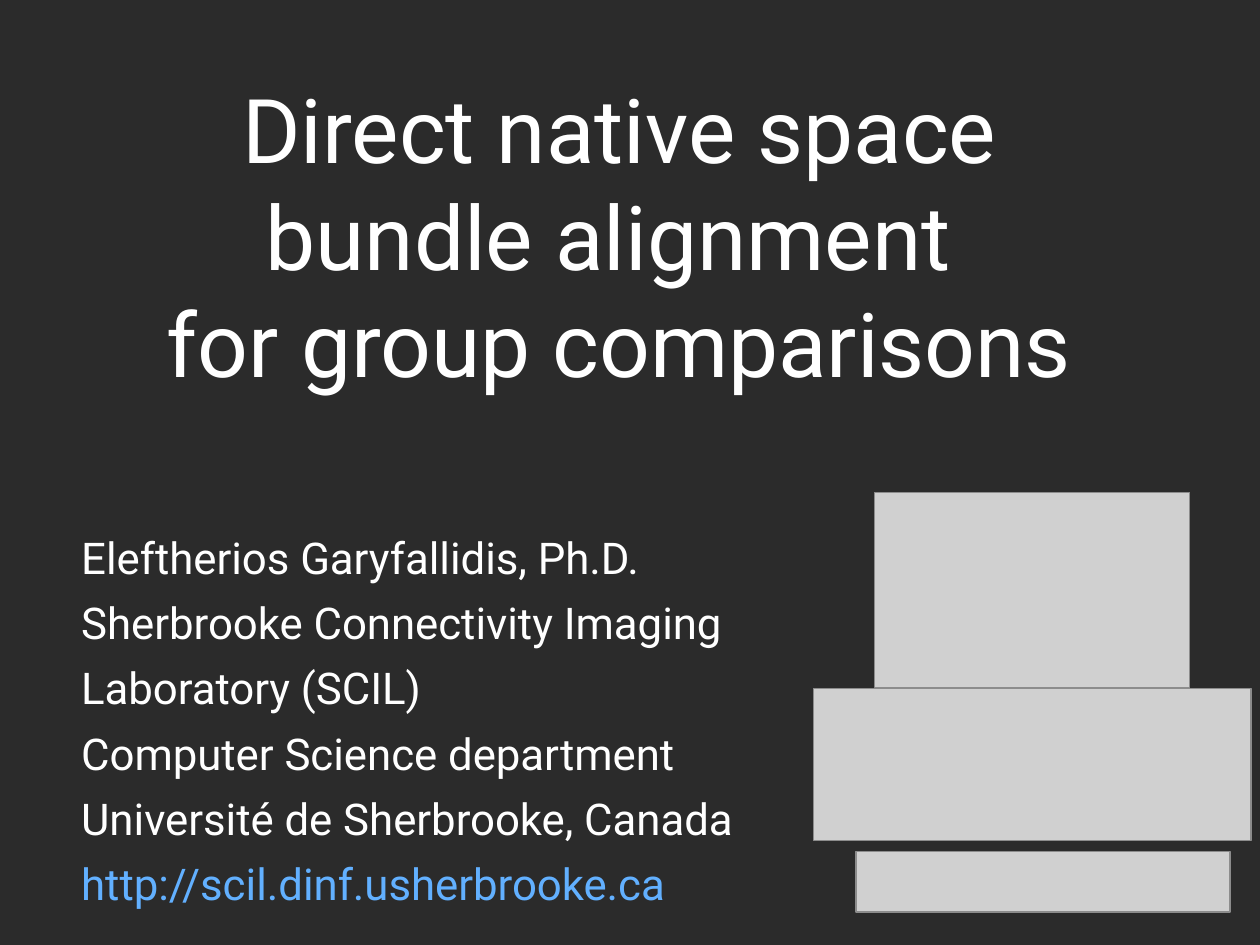
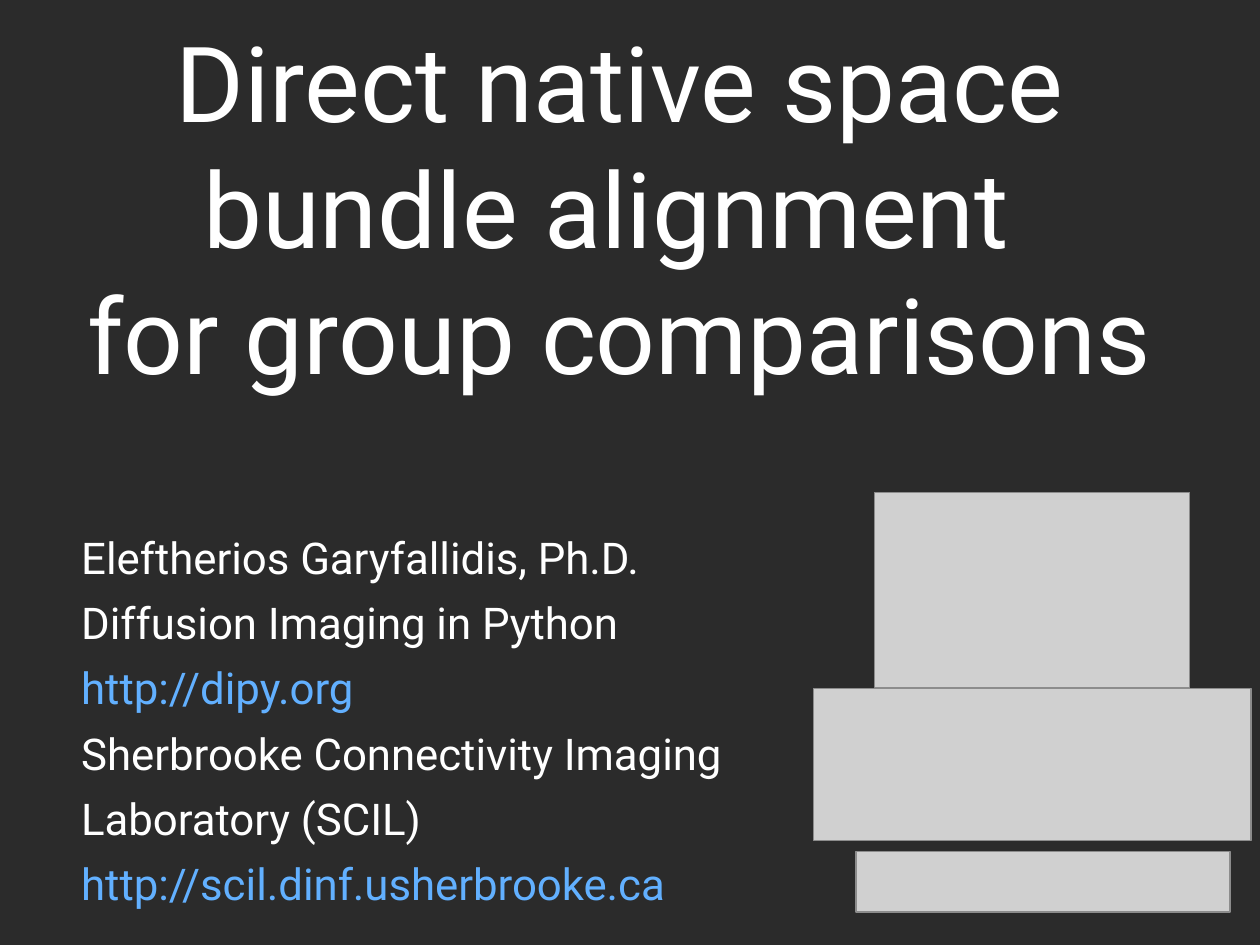
Before and after one commit to Garyfallidis/meta_didaktoriko, a slide deck: slide 1 of ismrm2014/oral/bundle_alignment.ppt. Drawn at 1260x945 pixels with LibreOffice and Linux fonts; fonts in the diff are those of the drawing; grey boxes stand for pictures; background and template pictures are left out; a plain dark background stands for a picture behind light text. Boxes give left, top, right and bottom in pixels: in the first picture for what was removed or moved away, otherwise in the second. Text is boxed around its words. In the diff, an @@ line names an element or a change of style, - is before the commit and + after.

```diff
--- a/ismrm2014/oral/bundle_alignment.ppt
+++ b/ismrm2014/oral/bundle_alignment.ppt
@@ title "Direct native space bundle alignment ..." at bbox=[87, 46, 1151, 396]: size 51 to 60 pt @@
@@ text at bbox=[81, 605, 618, 714]: paragraphs added @@
+Diffusion Imaging in Python
+http://dipy.org
@@ text at bbox=[81, 737, 732, 841]: paragraphs removed @@
-Computer Science department
-Université de Sherbrooke, Canada
```
Also in this commit, not shown: 3 other slides changed, 14 other files.
